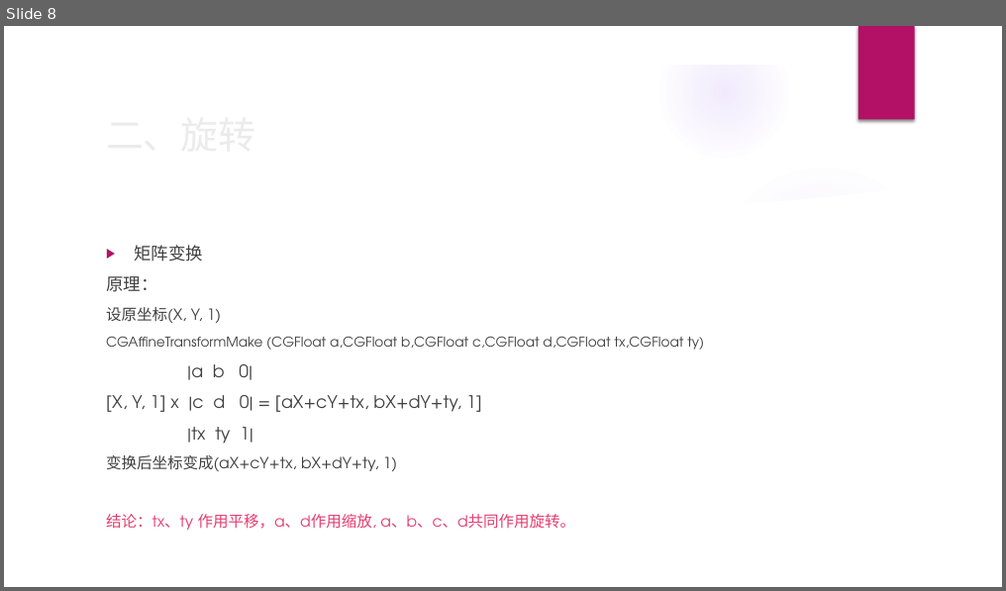
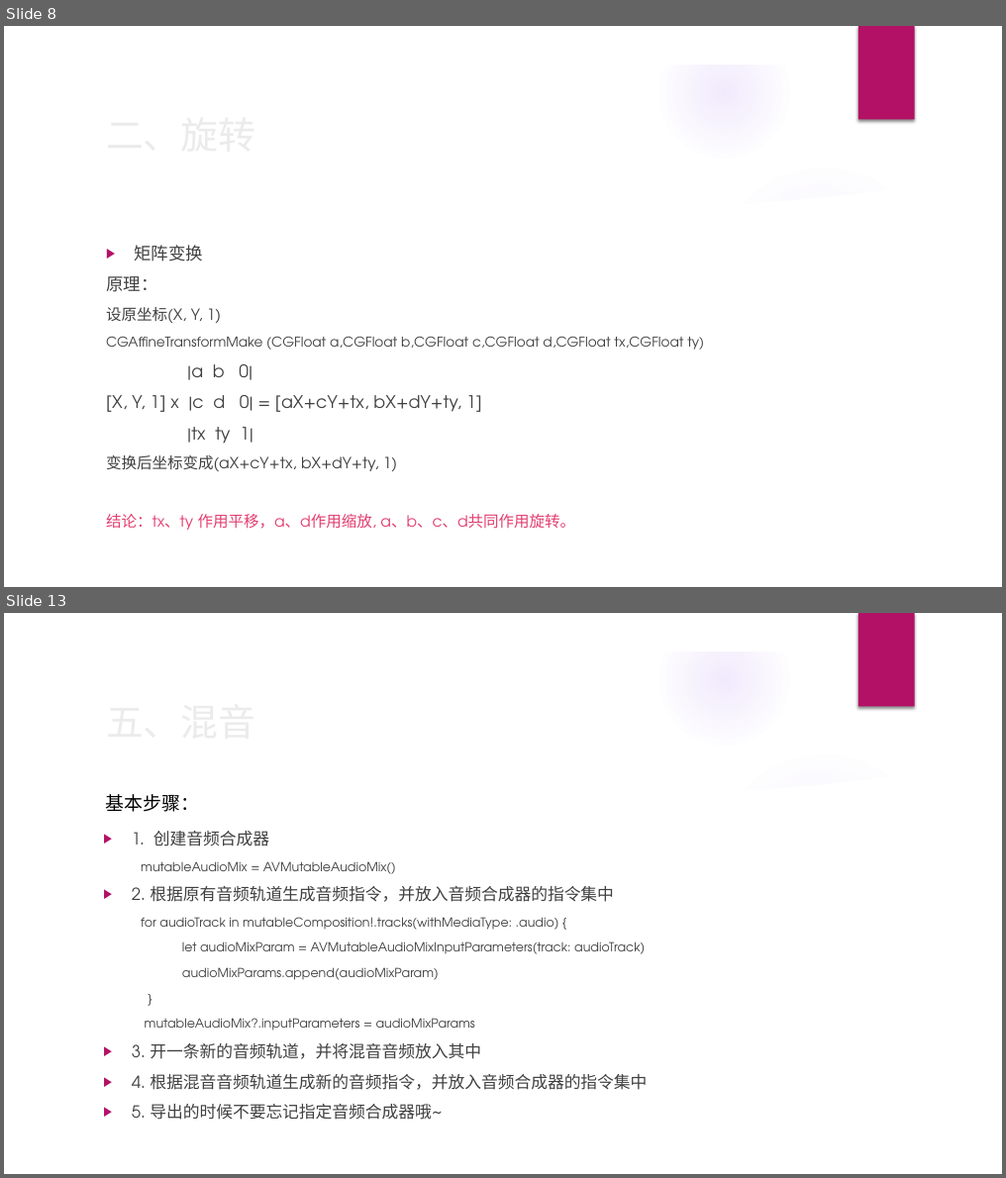
Before and after one commit to benben2019/BBVideoBox, a slide deck: AVFoundation-音视频剪辑.pptx. Shown one above the other, each under a label of ours: slide 8 before the commit, slides 8 and 13 after it; the slides between them are not shown. The pictures are 1006x591 and 1006x1178 pixels, drawn with LibreOffice and Linux fonts; fonts in the diff are those of the drawing; background and template pictures are left out. Boxes give left, top, right and bottom in pixels: in the first picture for what was removed or moved away, otherwise in the second. Text is boxed around its words. In the diff, an @@ line names an element or a change of style, - is before the commit and + after.

```diff
--- a/AVFoundation-音视频剪辑.pptx
+++ b/AVFoundation-音视频剪辑.pptx
@@ slide 13 added at [4,613,1002,1174], background picture (left out); not listed: 9 template elements that a slide beside it also shows @@
@@ text added at [106,794,199,812], 18 pt, text #000000 @@
+基本步骤：
@@ text added at [132,831,647,1120], 12 pt, text #404040 @@
+▶ 1. 创建音频合成器
+mutableAudioMix = AVMutableAudioMix()
+▶ 2. 根据原有音频轨道生成音频指令，并放入音频合成器的指令集中
+  for audioTrack in mutableComposition!.tracks(withMediaType: .audio) {
+  let audioMixParam = AVMutableAudioMixInputParameters(track: audioTrack)
+  audioMixParams.append(audioMixParam)
+  }
+  mutableAudioMix?.inputParameters = audioMixParams
+▶ 3. 开一条新的音频轨道，并将混音音频放入其中
+▶ 4. 根据混音音频轨道生成新的音频指令，并放入音频合成器的指令集中
+▶ 5. 导出的时候不要忘记指定音频合成器哦~
@@ title added at [150,1044,481,1059], 36 pt, text #EBEBEB @@
+五、混音
```
Also in this commit, not shown: 5 slides changed, 10 other slides added, 2 slides removed, 2 other files.
